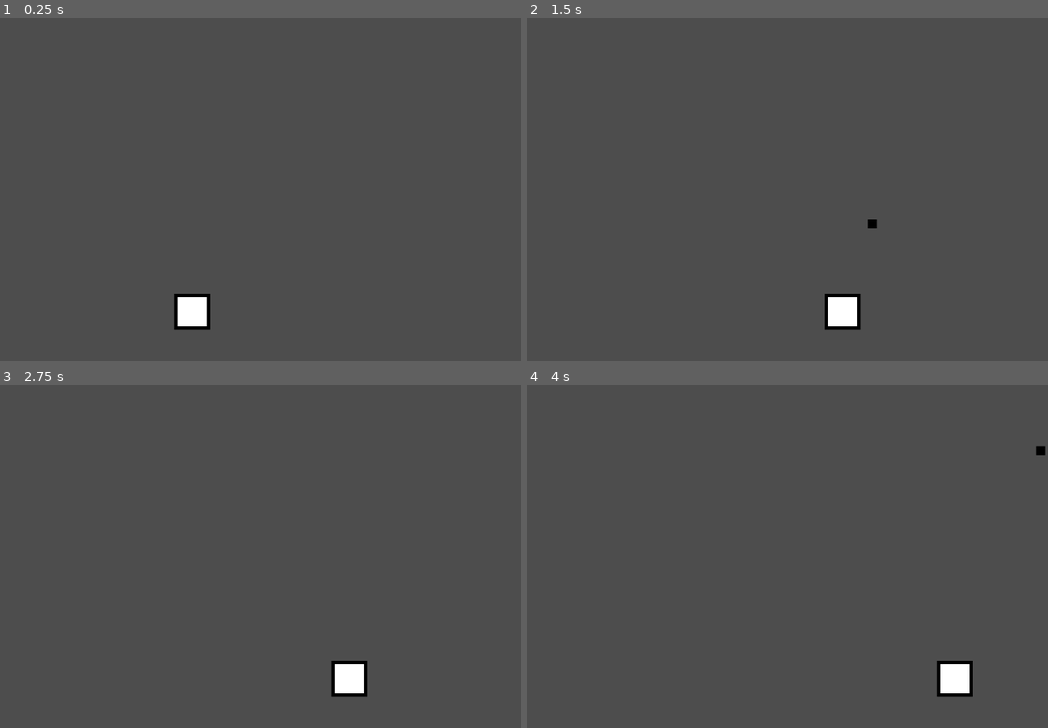
Above: before the commit, frames 1-4 (two rows, left to right).
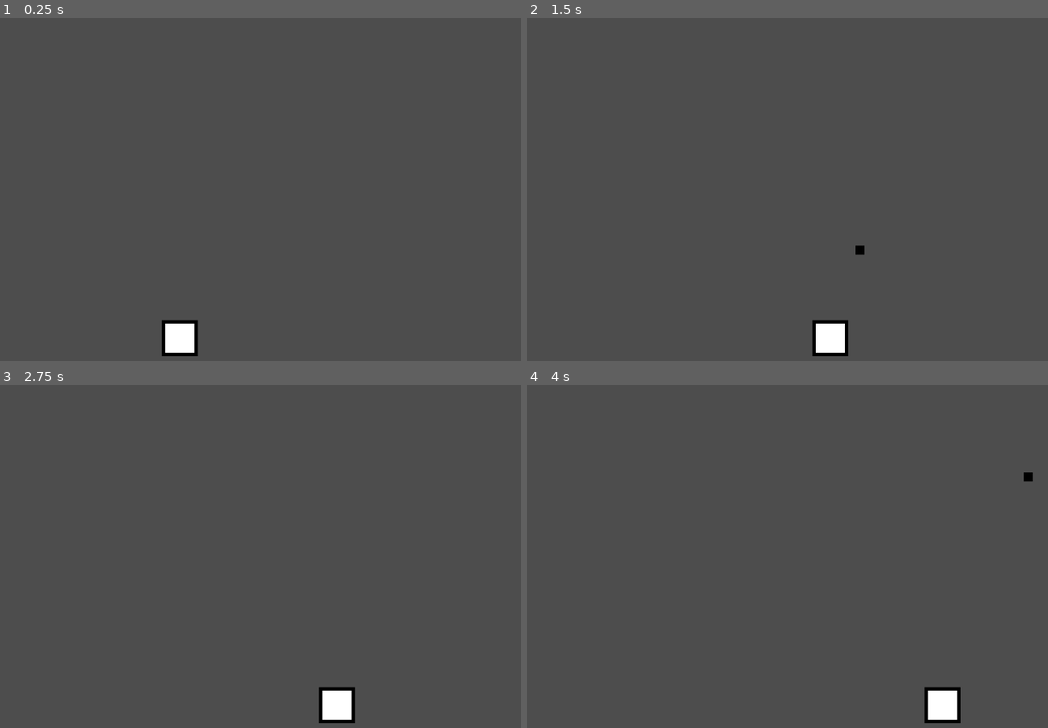
Above: after the commit, the same moments.

Repository: m9k3s/square-shoot
Game: Godot game, scene res://scene/main.tscn
Two runs of this game, one before a commit and one after it. Both use one fixed random seed, a clock stepped at 60 frames per second and the inputs below.
Inputs:
- Up to frame 1 (0.25 s): no input
- Up to frame 2 (1.5 s): tap Enter (shoot) at 0.5, 0.6, 1.35 s; hold D (right) 0.53-1.28 s; hold A (left) from 1.28 s (still down)
- Up to frame 3 (2.75 s): release A (left) at 2.03 s; hold D (right) from 2.03 s (still down); tap Enter (shoot) at 2.1 s
- Up to frame 4 (4 s): tap Enter (shoot) at 2.85, 3.6 s; release D (right) at 3.53 s; hold A (left) from 3.53 s (still down)

The runs differ from the first frame. In frame 1, 1.3% of the frame differs, in the area x 31-41%, y 80-99%; in frame 2, 1.4%; in frame 3, 1.3%; in frame 4, 1.4%, in the area x 76-100%, y 17-99%.

Commit message:
add main script and function to add player to scence

Diff:
--- a/scene/main.tscn
+++ b/scene/main.tscn
@@ -1,8 +1,6 @@
 [gd_scene load_steps=2 format=3 uid="uid://7loycsjxx6hn"]
 
-[ext_resource type="PackedScene" uid="uid://dinm0n5reph6q" path="res://scene/player.tscn" id="1_itxqv"]
+[ext_resource type="Script" uid="uid://uxxw81j2f3fa" path="res://script/main.gd" id="1_itxqv"]
 
 [node name="main" type="Node2D"]
-
-[node name="player" parent="." instance=ExtResource("1_itxqv")]
-position = Vector2(566, 553)
+script = ExtResource("1_itxqv")
--- /dev/null
+++ b/script/main.gd
@@ -0,0 +1,23 @@
+extends Node2D
+
+var player_scene = preload("res://scene/player.tscn")
+var screen_size = Vector2()
+var player_size = Vector2()
+
+func _ready() -> void:
+	screen_size = get_viewport_rect().size
+	add_player()
+
+
+func _process(delta: float) -> void:
+	pass
+
+func add_player():
+	var player = player_scene.instantiate()
+	player_size = player.get_node("player sprite").texture.get_size()
+	print(player_size)
+	var x = screen_size.x/2 - player_size.x/2
+	var y = screen_size.y - player_size.y/2 - 16
+	player.position.x = x
+	player.position.y = y
+	add_child(player)
Not shown, added: script/main.gd.uid
